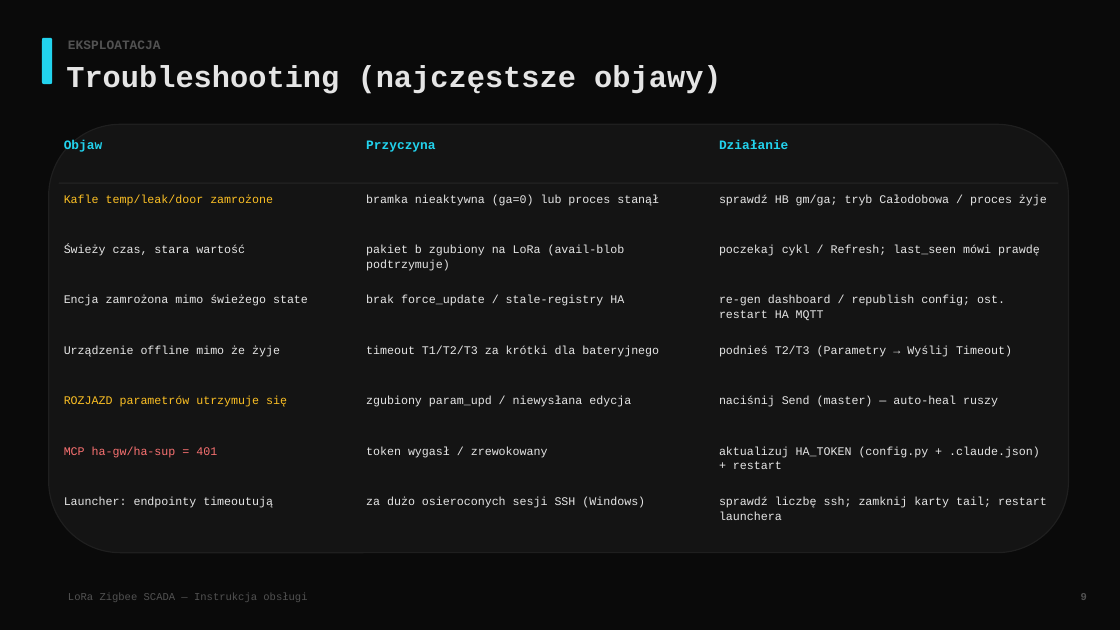
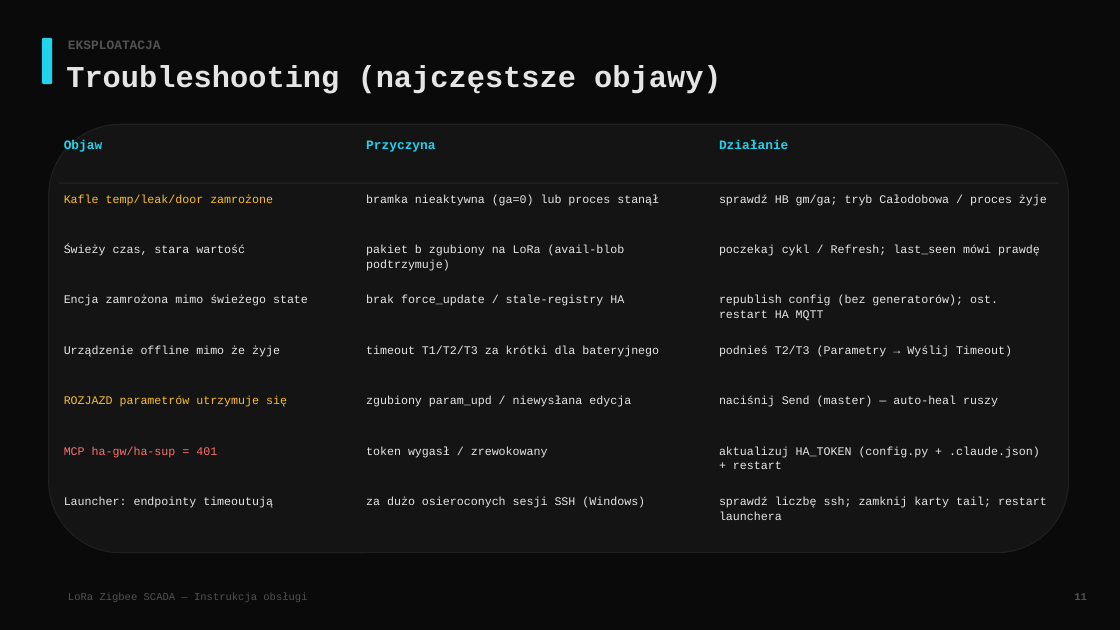
Before and after one commit to sodo1234/meshtastic-gateway, a slide deck: slide 12 of docs/RUNBOOK_prezentacja.pptx (slide 10 before the commit). Drawn at 1120x630 pixels with LibreOffice and Linux fonts; fonts in the diff are those of the drawing. Boxes give left, top, right and bottom in pixels: in the first picture for what was removed or moved away, otherwise in the second. Text is boxed around its words. In the diff, an @@ line names an element or a change of style, - is before the commit and + after.

```diff
--- a/docs/RUNBOOK_prezentacja.pptx
+++ b/docs/RUNBOOK_prezentacja.pptx
@@ text at (719,295,998,320): text changed @@
-re-gen dashboard / republish config; ost. restart HA MQTT
+republish config (bez generatorów); ost. restart HA MQTT
@@ text at (1074,593,1087,600): text changed @@
-9
+11
```
Also in this commit, not shown: 11 other slides changed, 4 slides added, 3 other files.
